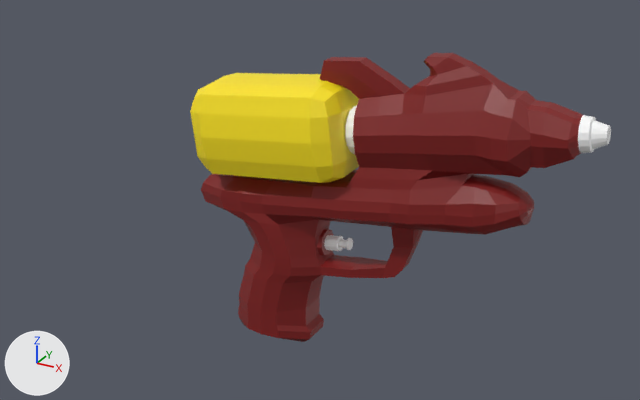
Before and after pictures for a commit that changed the FBX model Assets/Models/pistol2.fbx.
Before and after are seen from a 50 mm camera at (0.614, -0.298, 0.536) aimed at (0.473, -0.041, 0.408). Arrows for +X, +Y and +Z are at lower left; the lights stay in place. The older version comes first.

Script lines for the objects in view, before the commit:
```python
me_mesh = bpy.data.meshes.new('Mesh')
me_mesh.from_pydata(...)  # 930 vertices, 948 faces; spans x -3.7..13.3, y -3.5..10.1, z -1.4..1.4
me_mesh.materials.append(mat_pistol2)  # picture img_pistol2uv_jpg
me_mesh_001 = bpy.data.meshes.new('Mesh.001')
me_mesh_001.from_pydata(...)  # 282 vertices, 280 faces; spans x -3.51..4.28, y -2.22..2.45, z -2.08..2.08
me_mesh_001.materials.append(mat_pistol2)  # picture img_pistol2uv_jpg
ob_magasine1 = bpy.data.objects.new('magasine1', me_mesh_001)
ob_magasine1.parent = ob_mainpistol
ob_magasine1.location = (18.47, 9.857, 0.0)
ob_pistol4 = bpy.data.objects.new('pistol4', me_mesh)
ob_pistol4.parent = ob_mainpistol
ob_pistol4.location = (18.33, 3.742, 0.0)
```
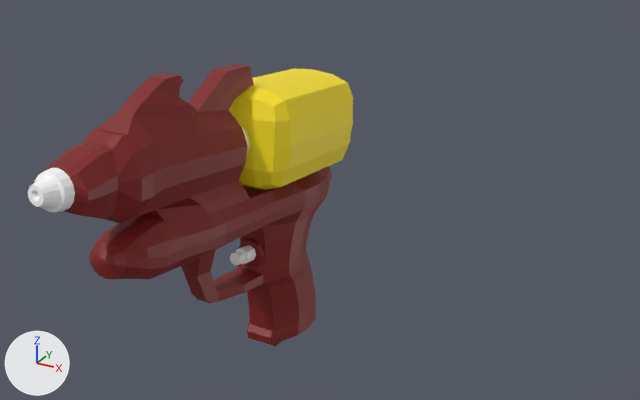
Boxes (x1, y1, x2, y2) around the edits, measured in the pictures (640 x 400 px):
'pistol4', turned: before (201, 53, 611, 342); after (28, 64, 332, 346)
'magasine1', turned: before (190, 73, 359, 183); after (229, 69, 353, 190)

The change, as a list of edits to the scene's bpy script:
```text
Change ob_pistol4:
    ob_pistol4.rotation_euler: (0.0, 0.0, 0.0) -> (0.0, -1.571, 0.0)  # degrees (0, 0, 0) -> degrees (0, -90, 0)
Change ob_magasine1:
    ob_magasine1.rotation_euler: (0.0, 0.0, 0.0) -> (0.0, -1.571, 0.0)  # degrees (0, 0, 0) -> degrees (0, -90, 0)
```
